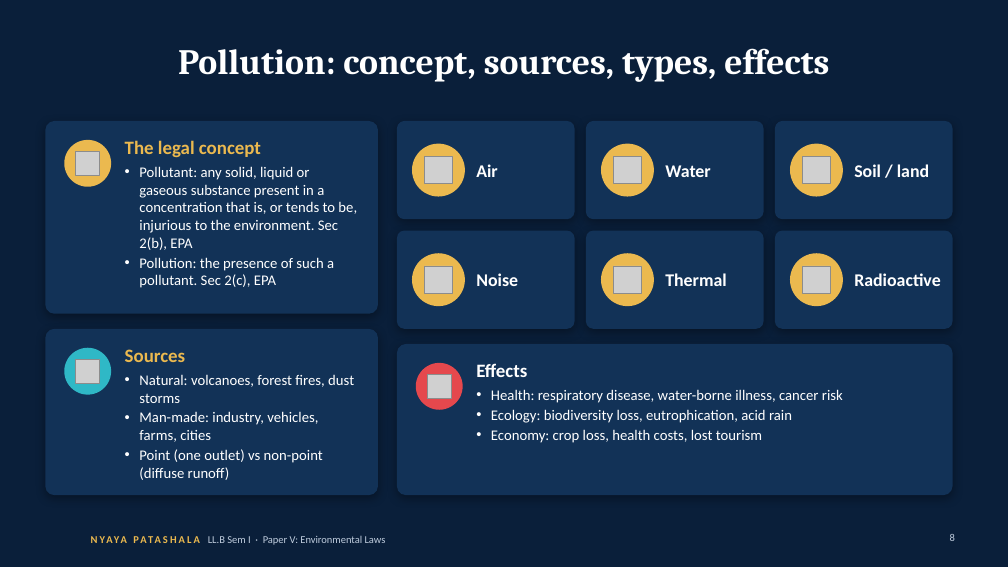
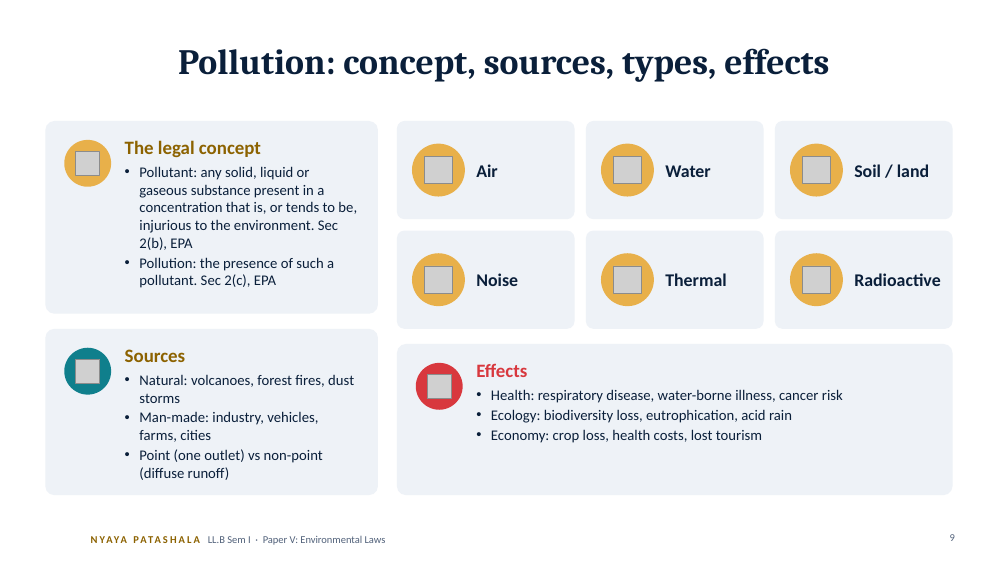
Before and after one commit to missioncivils92/current-affairs-Dasari-Mounika-, a slide deck: slide 9 of law/llb-sem1-environmental-laws/Environmental-Laws-Decoded_CLICK-animations.pptx (slide 8 before the commit). Drawn at 1008x567 pixels with LibreOffice and Linux fonts; fonts in the diff are those of the drawing; grey boxes stand for pictures; background and template pictures are left out. Boxes give left, top, right and bottom in pixels: in the first picture for what was removed or moved away, otherwise in the second. Text is boxed around its words. In the diff, an @@ line names an element or a change of style, - is before the commit and + after.

```diff
--- a/law/llb-sem1-environmental-laws/Environmental-Laws-Decoded_CLICK-animations.pptx
+++ b/law/llb-sem1-environmental-laws/Environmental-Laws-Decoded_CLICK-animations.pptx
@@ background #0A1F3A to #FFFFFF @@
@@ text "The legal concept" at bbox=[125, 140, 357, 288]: text colour #EBB94F to #8C6200 in "The legal concept"; text colour #FFFFFF to #0A1F3A @@
@@ text colour #FFFFFF to #0A1F3A in 7 elements at bbox=[178, 48, 829, 82], bbox=[476, 164, 498, 177], bbox=[665, 165, 711, 177], bbox=[854, 164, 929, 177], bbox=[476, 273, 518, 286], bbox=[665, 273, 727, 286], bbox=[854, 273, 940, 286] @@
@@ fill #EBB94F to #E8B04A in 7 elements at bbox=[64, 140, 111, 187], bbox=[412, 144, 465, 197], bbox=[601, 144, 654, 197], bbox=[790, 144, 843, 197], bbox=[412, 253, 465, 306], bbox=[601, 253, 654, 306], bbox=[790, 253, 843, 306] @@
@@ ellipse at bbox=[64, 348, 111, 395]: fill #2FB8C6 to #0F7F8C @@
@@ text "Sources" at bbox=[125, 349, 354, 480]: text colour #EBB94F to #8C6200 in "Sources"; text colour #FFFFFF to #0A1F3A @@
@@ fill #123257 to #EEF2F7; shadow off in 9 elements at bbox=[45, 121, 378, 314], bbox=[45, 329, 378, 495], bbox=[397, 121, 575, 219], bbox=[586, 121, 764, 219], bbox=[775, 121, 953, 219], bbox=[397, 231, 575, 329], bbox=[586, 231, 764, 329], bbox=[775, 231, 953, 329], bbox=[397, 344, 953, 495] @@
@@ text "Effects" at bbox=[476, 363, 843, 443]: text colour #FFFFFF to #D8383E in "Effects"; text colour #FFFFFF to #0A1F3A @@
@@ ellipse at bbox=[416, 363, 463, 410]: fill #E5484D to #D8383E @@
@@ text "NYAYA PATASHALA" at bbox=[91, 528, 242, 551]: text colour #EBB94F to #8C6200 @@
@@ text "LL.B Sem I · Paper ..." at bbox=[208, 536, 386, 545]: text colour #BFCCDD to #51617A @@
@@ page number at bbox=[950, 534, 955, 541]: text changed; text colour #BFCCDD to #51617A @@
-8
+9
```
Also in this commit, not shown: 39 other slides changed, 8 slides added, 4 other files.
